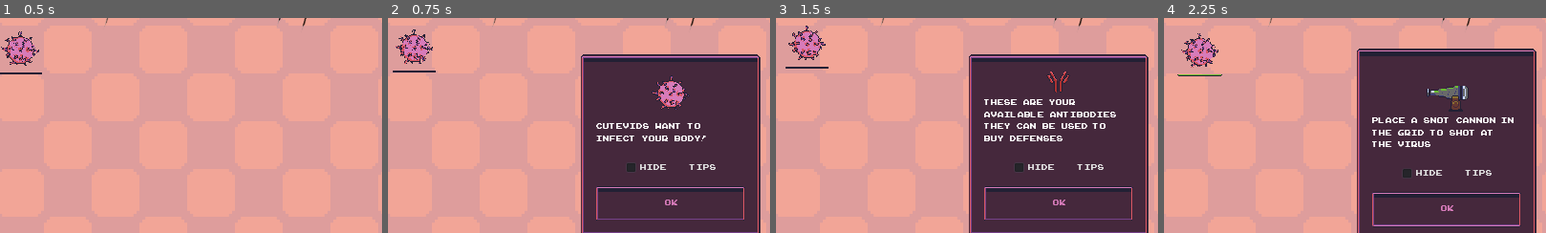
Above: before the commit, frames 1-4 (left to right).
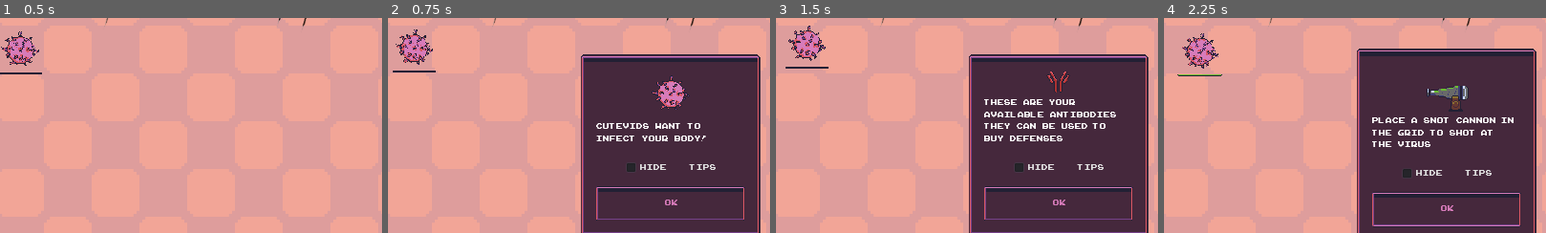
Above: after the commit, the same moments.

Repository: TeamKebab/GodotWildJam23
Game: Godot game, scene res://src/Main.tscn
Same seed, same stepped clock (60 frames per second), same inputs: the game is played once before the commit and once after it. Sound files missing from this copy of the repository are replaced by a short silence.
Inputs (mouse positions are % of the whole screen's width and height, from its top left):
- Up to frame 1 (0.5 s): no input
- Up to frame 2 (0.75 s): click (96, 11) at 0.5 s
- Up to frame 3 (1.5 s): click "Ok" at 1.25 s
- Up to frame 4 (2.25 s): click "Ok" at 2 s
The pictures show only the part of the screen within x 13-63%, y 20-70%; the shares and areas given below are measured in that part.

Frame 1 is identical in both runs. In frame 2, 0.4% of the frame differs, in the area x 2-12%, y 5-22%; in frame 3, 0.5%; in frame 4, 0.6%, in the area x 4-15%, y 7-24%.

Commit message:
cutevid sounds

Diff:
--- a/src/entities/virus/Cutevid.tscn
+++ b/src/entities/virus/Cutevid.tscn
@@ -1,8 +1,9 @@
-[gd_scene load_steps=10 format=2]
+[gd_scene load_steps=11 format=2]
 
 [ext_resource path="res://src/entities/virus/Cutevid.gd" type="Script" id=1]
 [ext_resource path="res://src/entities/virus/Virus.tscn" type="PackedScene" id=2]
 [ext_resource path="res://assets/sprites/virus.png" type="Texture" id=3]
+[ext_resource path="res://assets/sfx/cutevid.wav" type="AudioStream" id=4]
 
 [sub_resource type="AtlasTexture" id=1]
 atlas = ExtResource( 3 )
@@ -31,9 +32,12 @@
 
 [node name="Cutevid" instance=ExtResource( 2 )]
 script = ExtResource( 1 )
+sound_cooldown_min = 3
+sound_cooldown_max = 10
 
 [node name="Sprite" parent="." index="0"]
 frames = SubResource( 3 )
+frame = 1
 
 [node name="CollisionShape2D" parent="." index="1"]
 shape = SubResource( 4 )
@@ -44,6 +48,10 @@
 [node name="CollisionShape2D" parent="HitBox" index="0"]
 shape = SubResource( 6 )
 
+[node name="EnteringSound" parent="." index="8"]
+stream = ExtResource( 4 )
+attenuation = 0.176777
+
 [editable path="HurtBox"]
 
 [editable path="HitBox"]
--- a/src/entities/virus/Virus.gd
+++ b/src/entities/virus/Virus.gd
@@ -16,6 +16,9 @@
 export var freq_min = 5
 export var freq_max = 20
 export var max_vertical_movement = 8
+
+export var sound_cooldown_min = 1
+export var sound_cooldown_max = 3
 
 
 var hp: float = max_hp setget set_hp
@@ -38,12 +41,16 @@
 
 onready var dying_sound : AudioStreamPlayer2D = $DyingSound
 onready var eating_sound : AudioStreamPlayer2D = $EatingSound
+onready var random_sound : AudioStreamPlayer2D = $RandomSound
+onready var entering_sound : AudioStreamPlayer2D = $EnteringSound
+onready var random_sound_timer : Timer = $RandomSoundTimer
 
 
 func _ready():
 	hitbox.connect("area_entered", self, "_on_hitbox_area_entered")
 	hitbox.connect("area_exited", self, "_on_hitbox_area_exited")
 	timer.connect("timeout", self, "_on_timer_timeout")
+	random_sound_timer.connect("timeout", self, "_on_random_sound_timer_timeout")
 
 	freq = Player.rng.randf_range(freq_min, freq_max)
 	base_y = position.y
@@ -53,6 +60,9 @@
 
 	hpbar.total = max_hp
 	hpbar.value = hp
+
+	entering_sound.play()
+	_setup_sound_timer()
 
 
 func set_hp(new_hp) -> void:
@@ -97,6 +107,16 @@
 	if global_position.x > win_x:
 		Player.game_over()
 		queue_free()
+
+
+func _setup_sound_timer():
+	var time = Player.rng.randf_range(sound_cooldown_min, sound_cooldown_max)
+	random_sound_timer.start(time)
+
+
+func _on_random_sound_timer_timeout():
+	random_sound.play()
+	_setup_sound_timer()
 
 
 func _on_hitbox_area_entered(hurtbox: Area2D) -> void:
--- a/src/entities/virus/Virus.tscn
+++ b/src/entities/virus/Virus.tscn
@@ -31,7 +31,6 @@
 
 [node name="Sprite" type="AnimatedSprite" parent="."]
 frames = SubResource( 3 )
-frame = 1
 playing = true
 
 [node name="CollisionShape2D" type="CollisionShape2D" parent="."]
@@ -58,6 +57,12 @@
 [node name="EatingSound" type="AudioStreamPlayer2D" parent="."]
 stream = ExtResource( 6 )
 
+[node name="EnteringSound" type="AudioStreamPlayer2D" parent="."]
+
+[node name="RandomSound" type="AudioStreamPlayer2D" parent="."]
+
+[node name="RandomSoundTimer" type="Timer" parent="."]
+
 [editable path="HurtBox"]
 
 [editable path="HitBox"]
